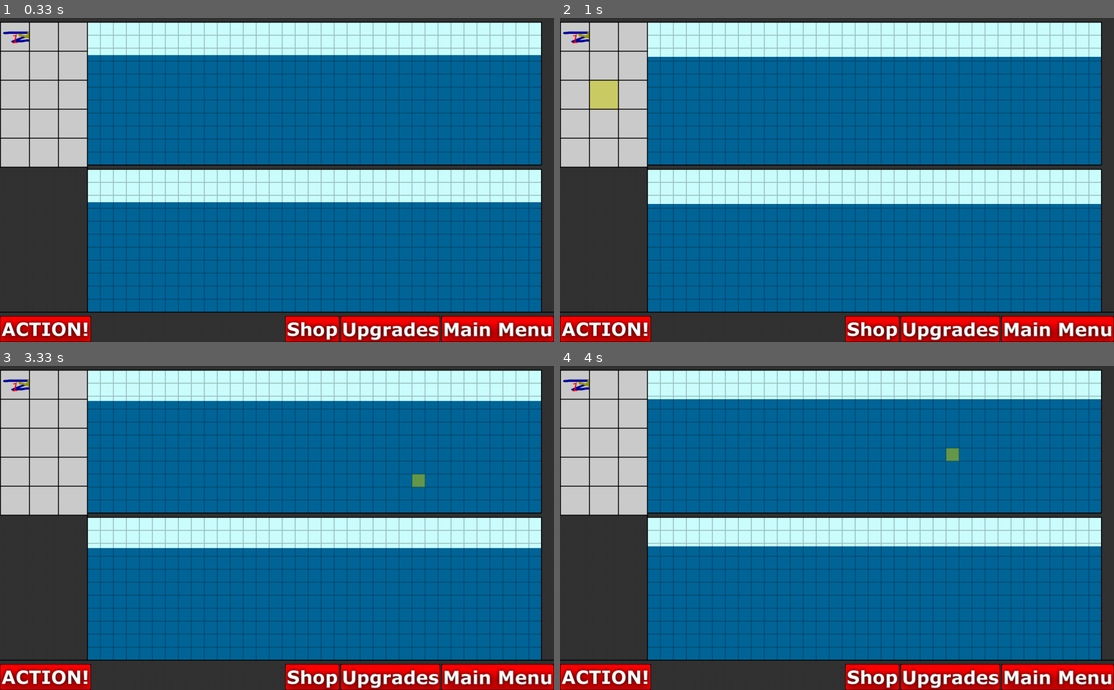
Above: before the commit, frames 1-4 (two rows, left to right).
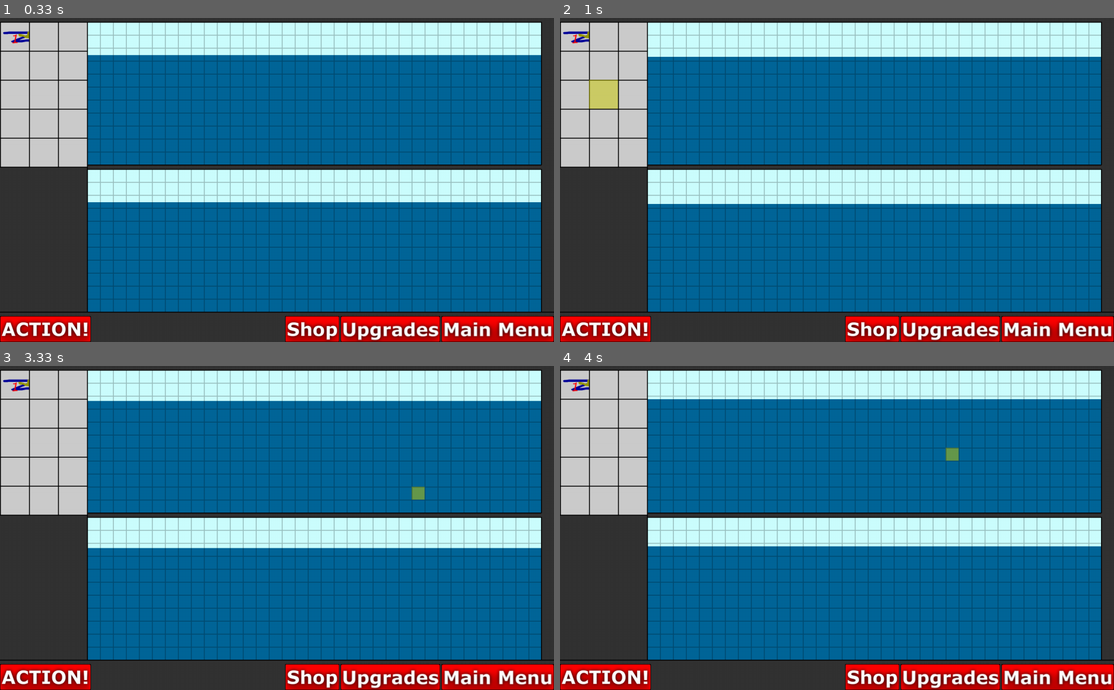
Above: after the commit, the same moments.

Repository: dannenberg/LIFDOFF
Game: pygame game, started from conquertheseas/src/main.py
Two runs of this game, one before a commit and one after it. Both use one fixed random seed, a clock stepped at 60 frames per second and the inputs below. The source is Python 2; it was converted automatically to run under Python 3.
Inputs (mouse positions are in pixels of both pictures, inside the frame that each line leads up to):
- Up to frame 1 (0.33 s): no input
- Up to frame 2 (1 s): click (1014, 160) at 0.38 s; click (604, 92) at 0.72 s
- Up to frame 3 (3.33 s): click (105, 599) at 1.05 s; click (481, 638) at 1.38 s; click (288, 401) at 1.72 s; click (249, 605) at 2.05 s; click (260, 459) at 2.38 s; click (199, 447) at 2.72 s; click (421, 485) at 3.05 s
- Up to frame 4 (4 s): click (1008, 508) at 3.38 s; click (953, 456) at 3.72 s

Frame 1 is identical in both runs. In frame 2, less than 0.1% of the frame differs, in the area x 5-11%, y 19-29%; in frame 3, 0.2%, in the area x 74-77%, y 33-42%; in frame 4, less than 0.1%.

Commit message:
many position constants moved from magic numbers to constants

Diff:
--- a/conquertheseas/src/offense_panel.py
+++ b/conquertheseas/src/offense_panel.py
@@ -2,7 +2,7 @@
 from screens.screen import Screen
 import pygame
 
-class Offense_Panel:
+class OffensePanel:
     def __init__(self, w, h):
         self.surface = pygame.Surface((w*67, h*67)) # TODO make a const for cell size
         self._w = w
--- a/conquertheseas/src/screens/gamescreen.py
+++ b/conquertheseas/src/screens/gamescreen.py
@@ -1,6 +1,6 @@
 import pygame
 import math
-from offense_panel import Offense_Panel
+from offense_panel import OffensePanel
 from board import Board
 from unit import Unit,UnitFactory
 from screen import Screen
@@ -11,20 +11,38 @@
     def __init__(self):
         Screen.__init__(self)
 
-        buttonOffset = 3
-        self.squaresize=30
-        self.waterLevel=0
-        self.waterRange=self.squaresize/4
+        # whole bunch of placement constants
+        BUTTON_OFFSET = 3
+        self.SQUARE_SIZE = 30
+        self.BOARD_SQUARES_X = 35
+        self.BOARD_SQUARES_Y = 11
+        self.BOARD_WIDTH = self.SQUARE_SIZE * self.BOARD_SQUARES_X
+        self.BOARD_HEIGHT = self.SQUARE_SIZE * self.BOARD_SQUARES_Y
+        self.MY_BOARD_Y = 400
+        self.MY_BOARD_X = 201
+        self.ENEMY_BOARD_X = 201
+        self.ENEMY_BOARD_Y = 60
+        self.PANEL_SQUARE_SIZE = 67
+        self.OFFENSIVE_PANEL_SQUARES_X = 3
+        self.OFFENSIVE_PANEL_SQUARES_Y = 5
+        self.OFFENSIVE_PANEL_WIDTH = self.PANEL_SQUARE_SIZE * self.OFFENSIVE_PANEL_SQUARES_X
+        self.OFFENSIVE_PANEL_HEIGHT = self.PANEL_SQUARE_SIZE * self.OFFENSIVE_PANEL_SQUARES_Y
+        self.OFFENSIVE_PANEL_X = 0
+        self.OFFENSIVE_PANEL_Y = 60
+
+
+        self.waterLevel = 0
+        self.waterRange=self.SQUARE_SIZE/4
         self.held = None
 
-        self.offense_panel = Offense_Panel(3, 5)
+        self.offense_panel = OffensePanel(self.OFFENSIVE_PANEL_SQUARES_X, self.OFFENSIVE_PANEL_SQUARES_Y)
         self.offense_panel.add_unit(UnitFactory.TADPOLE)
 
-        self.enemyBoard = Board(35, 11)
-        self.myBoard = Board(35, 11)
+        self.enemyBoard = Board(self.BOARD_SQUARES_X, self.BOARD_SQUARES_Y)
+        self.myBoard = Board(self.BOARD_SQUARES_X, self.BOARD_SQUARES_Y)
 
         def boardclick(scr, mpos):
-            mpos = ((mpos[0])//30, (mpos[1]-1)//30)
+            mpos = ((mpos[0])//self.SQUARE_SIZE, (mpos[1])//self.SQUARE_SIZE)
             curunit = self.enemyBoard.get_cell_content(mpos)
             print "gamescreen.boardclick "+str(mpos)
             if curunit != None:
@@ -35,26 +53,26 @@
                     self.enemyBoard.add_unit(UnitFactory(self.held, mpos))
                     self.held = None
                     self.offense_panel.selected = None
-        self.clickbox.append((201, 60, 1050, 330), boardclick)
+        self.clickbox.append((self.ENEMY_BOARD_X, self.ENEMY_BOARD_Y, self.BOARD_WIDTH, self.BOARD_HEIGHT), boardclick)
 
         def action_button(scr, mpos):
             self.myBoard.take_turn()
 
         def offense_panel_click(scr, mpos):
-            mpos = (mpos[0]//67, mpos[1]//67)   # TODO hilarious constants
+            mpos = (mpos[0]//self.PANEL_SQUARE_SIZE, mpos[1]//self.PANEL_SQUARE_SIZE)   # TODO hilarious constants
             self.held = self.offense_panel.on_click(mpos)
 
-        self.clickbox.append((0, 60, 199, 340), offense_panel_click)
+        self.clickbox.append((self.OFFENSIVE_PANEL_X, self.OFFENSIVE_PANEL_Y, self.OFFENSIVE_PANEL_WIDTH, self.OFFENSIVE_PANEL_HEIGHT), offense_panel_click)
 
         self.clickbox.append((1, 740, 207, 60), action_button)
 
         self.highlightSquare = None
-        self.highlight = pygame.Surface((self.squaresize, self.squaresize)) # the size of your rect
+        self.highlight = pygame.Surface((self.SQUARE_SIZE, self.SQUARE_SIZE)) # the size of your rect
         self.highlight.set_alpha(128) # alpha level
         self.highlight.fill(Screen.color["highlight"]) # this fills the entire surface
 
         self.highlightPanelSquare = None
-        self.highlightPanel = pygame.Surface((65, 65)) # the size of your rect
+        self.highlightPanel = pygame.Surface((self.PANEL_SQUARE_SIZE, self.PANEL_SQUARE_SIZE)) # the size of your rect
         self.highlightPanel.set_alpha(128) # alpha level
         self.highlightPanel.fill(Screen.color["highlight"]) # this fills the entire surface
 
@@ -65,18 +83,18 @@
 
         self.buttonBar = pygame.Surface((1280, 60))
         self.buttonBar.fill(Screen.color["bg"])
-        cblit = self.size[0] + buttonOffset
+        cblit = self.size[0] + BUTTON_OFFSET
         for x in (mmbutton, ubutton, sbutton):
-            cblit -= x.get_size()[0] + buttonOffset
+            cblit -= x.get_size()[0] + BUTTON_OFFSET
             self.buttonBar.blit(x, (cblit, 0))
         self.buttonBar.blit(abutton, (0, 0))
 
         self.boardSansButtons = pygame.Surface((1280, 742))
 
-        self.gridlines = pygame.Surface((1050, 330), pygame.SRCALPHA)   # per - pixel alpha
-        for x in xrange(0, 1079, self.squaresize):
-            pygame.draw.line(self.gridlines, (0, 0, 0, 64), (x, 0), (x, 330), 2)   # v gridline
-            pygame.draw.line(self.gridlines, (0, 0, 0, 64), (0, x), (1050, x), 2)  # h gridline
+        self.gridlines = pygame.Surface((self.BOARD_WIDTH, self.BOARD_HEIGHT), pygame.SRCALPHA)   # per - pixel alpha
+        for x in xrange(0, self.BOARD_WIDTH, self.SQUARE_SIZE):
+            pygame.draw.line(self.gridlines, Screen.color["gridline"], (x, 0), (x, self.BOARD_HEIGHT), 2)   # v gridline
+            pygame.draw.line(self.gridlines, Screen.color["gridline"], (0, x), (self.BOARD_WIDTH, x), 2)  # h gridline
 
         def limitByMultiple(x,y,s):
             return ((x-y)//s)*s+y
@@ -87,30 +105,30 @@
 
         # offensive panel mouse over
         def hold(scr, mpos):
-            scr.highlightPanelSquare = (limitByMultiple(mpos[0]-1,0,67)+2,limitByMultiple(mpos[1]-1,0,67)+2)
-        self.overbox.append((0,60,199,335),hold,mouseout)
+            scr.highlightPanelSquare = (limitByMultiple(mpos[0],0,self.PANEL_SQUARE_SIZE),limitByMultiple(mpos[1],0,self.PANEL_SQUARE_SIZE))
+        self.overbox.append((self.OFFENSIVE_PANEL_X, self.OFFENSIVE_PANEL_Y, self.OFFENSIVE_PANEL_WIDTH, self.OFFENSIVE_PANEL_HEIGHT),hold,mouseout)
 
         # enemy board mouse over
         def hold(scr, mpos):
-            scr.highlightSquare = ((limitByMultiple(mpos[0]-1,0,scr.squaresize)+1,limitByMultiple(mpos[1]-1,0,scr.squaresize)+1),0)
-        self.overbox.append((200,62,1049,330),hold,mouseout)
+            scr.highlightSquare = ((limitByMultiple(mpos[0],0,scr.SQUARE_SIZE),limitByMultiple(mpos[1],0,scr.SQUARE_SIZE)),0)
+        self.overbox.append((self.ENEMY_BOARD_X,self.ENEMY_BOARD_Y,self.BOARD_WIDTH,self.BOARD_HEIGHT),hold,mouseout)
 
         # player board mouse over
         def hold(scr, mpos):
-            scr.highlightSquare = ((limitByMultiple(mpos[0]-1,0,scr.squaresize)+1,limitByMultiple(mpos[1]-1,0,scr.squaresize)+1),1)
-        self.overbox.append((200,402,1049,330),hold,mouseout)
+            scr.highlightSquare = ((limitByMultiple(mpos[0],0,scr.SQUARE_SIZE),limitByMultiple(mpos[1],0,scr.SQUARE_SIZE)),1)
+        self.overbox.append((200,402,self.BOARD_WIDTH,self.BOARD_HEIGHT),hold,mouseout)
 
     def display(self, screen):
         Screen.display(self, screen)
         self.boardSansButtons.fill(Screen.color["bg"])
 
-        pygame.draw.rect(self.myBoard.surface, Screen.color["sky"], (0, 0, 1050, 330))
-        pygame.draw.rect(self.enemyBoard.surface, Screen.color["sky"], (0, 0, 1050, 330))
+        pygame.draw.rect(self.myBoard.surface, Screen.color["sky"], (0, 0, self.BOARD_WIDTH, self.BOARD_HEIGHT))
+        pygame.draw.rect(self.enemyBoard.surface, Screen.color["sky"], (0, 0, self.BOARD_WIDTH, self.BOARD_HEIGHT))
 
         self.waterLevel = (self.waterLevel + (math.pi/180))%(math.pi * 2)
-        modifier = int(self.squaresize * 2.5 + math.sin(self.waterLevel) * self.waterRange)
-        pygame.draw.rect(self.enemyBoard.surface, Screen.color["water"], (0, modifier, 1050, 330 - modifier))
-        pygame.draw.rect(self.myBoard.surface, Screen.color["water"], (0, modifier, 1050, 330 - modifier))
+        modifier = int(self.SQUARE_SIZE * 2.5 + math.sin(self.waterLevel) * self.waterRange)
+        pygame.draw.rect(self.enemyBoard.surface, Screen.color["water"], (0, modifier, self.BOARD_WIDTH, self.BOARD_HEIGHT - modifier))
+        pygame.draw.rect(self.myBoard.surface, Screen.color["water"], (0, modifier, self.BOARD_WIDTH, self.BOARD_HEIGHT - modifier))
 
         self.myBoard.draw_board()
         self.enemyBoard.draw_board()
@@ -128,9 +146,9 @@
                 self.myBoard.surface.blit(self.highlight, self.highlightSquare[0])
         self.enemyBoard.surface.blit(self.gridlines, (0, 0))
         self.myBoard.surface.blit(self.gridlines, (0, 0))
-        self.boardSansButtons.blit(self.enemyBoard.surface, (201, 60))
-        self.boardSansButtons.blit(self.myBoard.surface, (201, 400))
-        self.boardSansButtons.blit(self.offense_panel.surface, (0, 60))
+        self.boardSansButtons.blit(self.enemyBoard.surface, (self.ENEMY_BOARD_X, self.ENEMY_BOARD_Y))
+        self.boardSansButtons.blit(self.myBoard.surface, (self.MY_BOARD_X, self.MY_BOARD_Y))
+        self.boardSansButtons.blit(self.offense_panel.surface, (self.OFFENSIVE_PANEL_X, self.OFFENSIVE_PANEL_Y))
 
         # Game Borders vvv
         pygame.draw.line(self.boardSansButtons, Screen.color["lines"], ( 201,  60), ( 201, 730), 2)  # side line
--- a/conquertheseas/src/screens/screen.py
+++ b/conquertheseas/src/screens/screen.py
@@ -6,6 +6,7 @@
     and the display for launch
     nominally abstract"""
     color= {"black"     :(0x00, 0x00, 0x00),
+            "gridline"  :(0x00, 0x00, 0x00, 64),
             "white"     :(0xFF, 0xFF, 0xFF),
             "submergedt":(0xFF, 0x99, 0x66),
             "water"     :(0x00, 0x66, 0x99),
